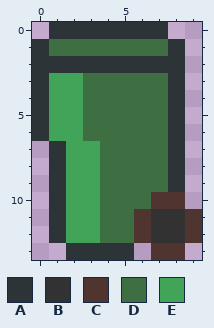
Edited in one commit: pixel-art sprite (assets/raster/trash-bin-green-10x14.png). Above: the version before the commit.
The file is 10x14 pixels.
Palette (. is transparent): A #2c3438  B #323232  C #4f342f  D #3d6f43  E #42a459
Pixels before, first column x 0:
 0 .AAAAAAA..
 1 ADDDDDDDA.
 2 AAAAAAAAA.
 3 AEEDDDDDA.
 4 AEEDDDDDA.
 5 AEEDDDDDA.
 6 AEEDDDDDA.
 7 .AEEDDDDA.
 8 .AEEDDDDA.
 9 .AEEDDDDA.
10 .AEEDDDCC.
11 .AEEDDCBBC
12 .AEEDDCBBC
13 ..AAAA.CC.
The same view after the edit:
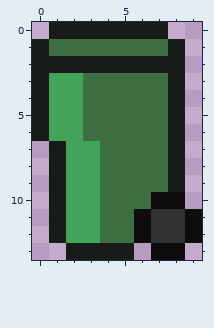
Difference:
Colour A changes from #2c3438 to #181c19.
Colour C changes from #4f342f to #0e0c0c.
Changed places in both pictures, as pixel boxes (x1, y1, x2, y2):
changed: (32, 22, 202, 260)
